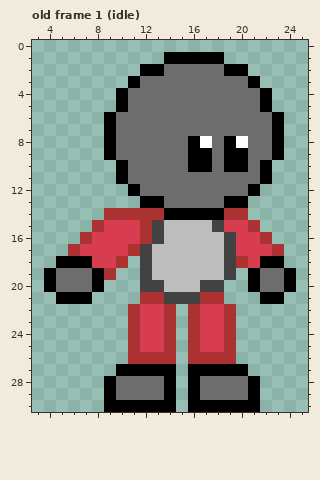
File history of a pixel-art file, Assets/Aseprite/cannon boy.aseprite. Above: the version before the commit.
31x31 pixels, 21 frames. Colours within 5 levels of each other are drawn and written as one. Shown: old frame 1 (idle): x 3..25, y 0..30. The commit also changed other frames, which this record leaves out.
Now the later version:
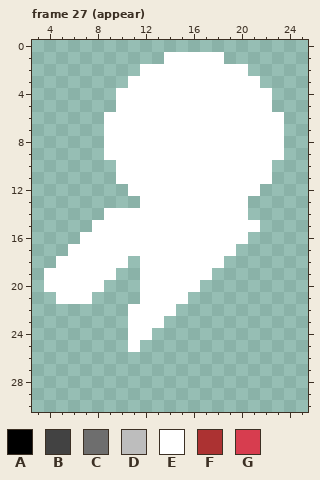
Palette (. is transparent): A #000000  B #424242  C #6e6e6e  D #bdbdbd  E #ffffff  F #ac3232  G #d73d4f
A new or re-ordered frame is compared with the old frame closest to it.
The author wrote: Can materialize cannon boy after the platforms are made
Edits made:
frames 21 -> 42
layer "white" added
--- frame 27 (appear) is new; against old frame 1 (idle), layers "white", "Layer 1"
@@ x 3..25 @@
  0 .......................
- 1 ...........AAAAA.......
- 2 .........AACCCCCAA.....
- 3 ........ACCCCCCCCCA....
- 4 .......ACCCCCCCCCCCA...
- 5 .......ACCCCCCCCCCCA...
- 6 ......ACCCCCCCCCCCCCA..
- 7 ......ACCCCCCCCCCCCCA..
- 8 ......ACCCCCCAECAECCA..
- 9 ......ACCCCCCAACAACCA..
-10 .......ACCCCCAACAACA...
-11 .......ACCCCCCCCCCCA...
-12 ........ACCCCCCCCCA....
-13 .........AACCCCCAA.....
-14 ......FFFFFAAAAAFF.....
-15 .....FGGGFBDDDDBGGF....
-16 ....FGGGGFBDDDDDBGGF...
-17 ...FGGGGFBDDDDDDBGGGF..
-18 ..AAAGGF.BDDDDDDBFGAA..
-19 .ACCCAF..BDDDDDDB.ACCA.
-20 .ACCCA...BBDDDBB..ACCA.
-21 ..AAA....FFBBBFF...AA..
-22 ........FGGF.FGGF......
-23 ........FGGF.FGGF......
-24 ........FGGF.FGGF......
-25 ........FGGF.FGGF......
-26 ........FFFF.FFFF......
-27 .......AAAAA.AAAAA.....
-28 ......ACCCCA.ACCCCA....
-29 ......ACCCCA.ACCCCA....
-30 ......AAAAAA.AAAAAA....
+ 1 ...........EEEEE.......
+ 2 .........EEEEEEEEE.....
+ 3 ........EEEEEEEEEEE....
+ 4 .......EEEEEEEEEEEEE...
+ 5 .......EEEEEEEEEEEEE...
+ 6 ......EEEEEEEEEEEEEEE..
+ 7 ......EEEEEEEEEEEEEEE..
+ 8 ......EEEEEEEEEEEEEEE..
+ 9 ......EEEEEEEEEEEEEEE..
+10 .......EEEEEEEEEEEEE...
+11 .......EEEEEEEEEEEEE...
+12 ........EEEEEEEEEEE....
+13 .........EEEEEEEEE.....
+14 ......EEEEEEEEEEEE.....
+15 .....EEEEEEEEEEEEEE....
+16 ....EEEEEEEEEEEEEE.....
+17 ...EEEEEEEEEEEEEE......
+18 ..EEEEEE.EEEEEEE.......
+19 .EEEEEE..EEEEEE........
+20 .EEEEE...EEEEE.........
+21 ..EEE....EEEE..........
+22 ........EEEE...........
+23 ........EEE............
+24 ........EE.............
+25 ........E..............
+26 .......................
+27 .......................
+28 .......................
+29 .......................
+30 .......................
